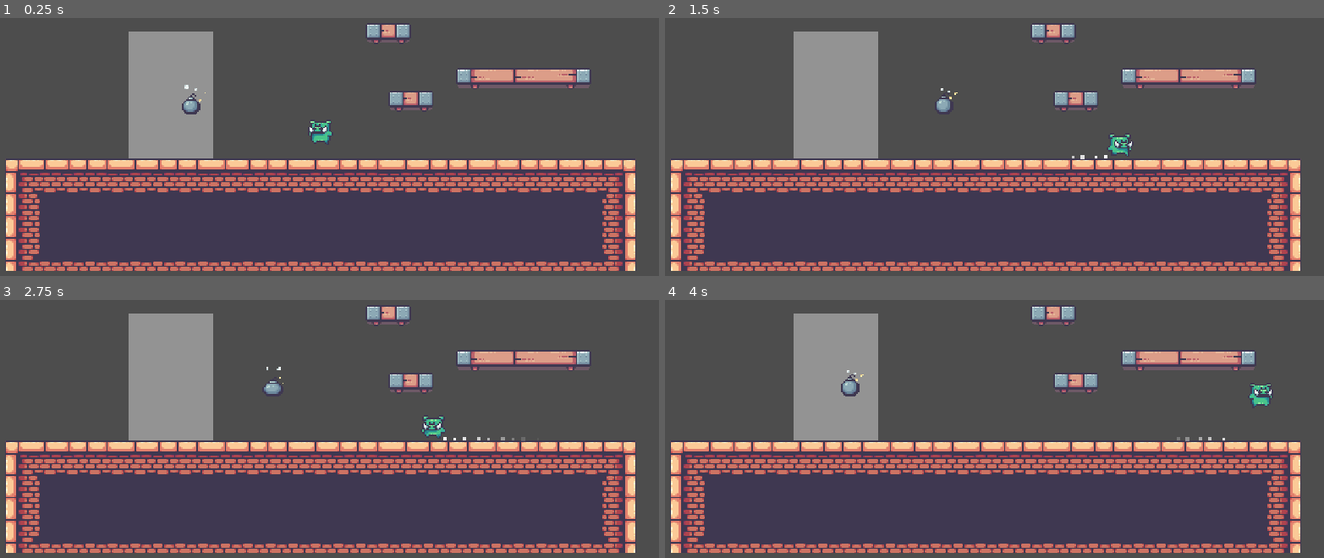
Above: before the commit, frames 1-4 (two rows, left to right).
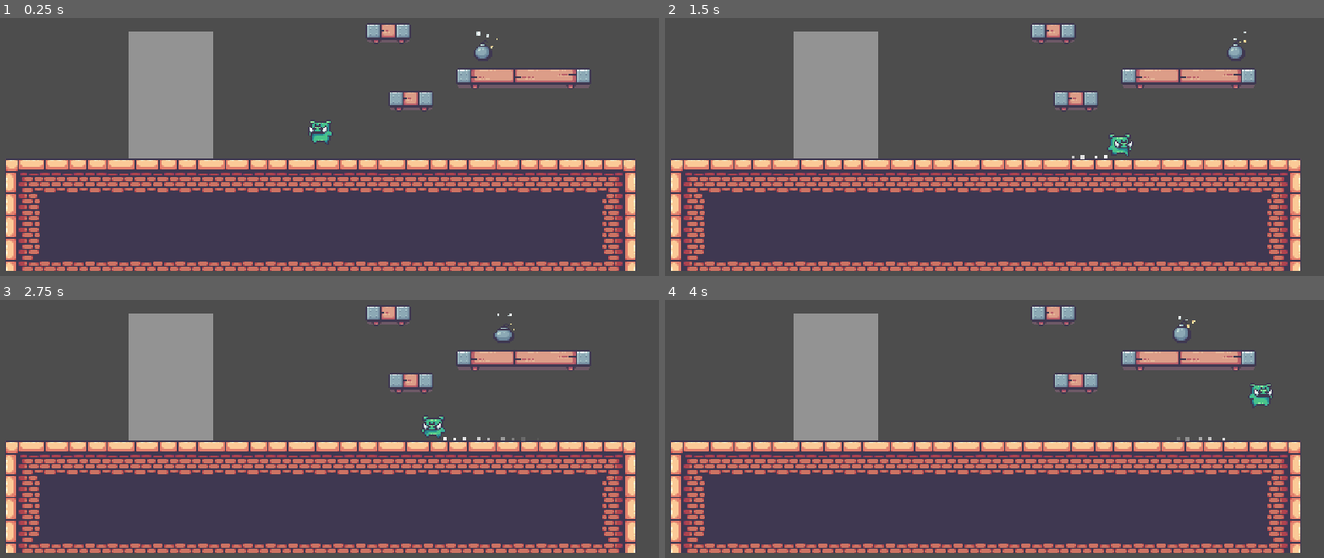
Above: after the commit, the same moments.

Repository: abdul-rehman-d/godot-challenge
Game: Godot game, scene res://main.tscn
Two runs of this game, one before a commit and one after it. Both use one fixed random seed, a clock stepped at 60 frames per second and the inputs below.
Inputs:
- Up to frame 1 (0.25 s): no input
- Up to frame 2 (1.5 s): hold Right (right) from 0.53 s (still down); tap Space (jump) at 0.77 s
- Up to frame 3 (2.75 s): tap Space (jump) at 1.52 s; release Right (right) at 2.03 s; hold Left (left) from 2.03 s (still down)
- Up to frame 4 (4 s): release Left (left) at 2.78 s; hold Right (right) from 2.78 s (still down); tap Space (jump) at 3.02, 3.77 s

The runs differ from the first frame. In frame 1, 0.3% of the frame differs, in the area x 27-76%, y 5-38%; in frame 2, 0.2%; in frame 3, 0.2%; in frame 4, 0.3%, in the area x 26-81%, y 6-38%.

Commit message:
round 9: reload on bomb

Diff:
--- a/main.tscn
+++ b/main.tscn
@@ -515,17 +515,15 @@
 one_way_collision = true
 
 [node name="Danger" type="Node2D" parent="Level"]
+position = Vector2(102, -28)
 
 [node name="DangerObject" parent="Level/Danger" node_paths=PackedStringArray("begin_position", "end_position") instance=ExtResource("4_kueqr")]
-position = Vector2(-105, 10)
 begin_position = NodePath("../Begin")
 end_position = NodePath("../End")
 
 [node name="Begin" type="Marker2D" parent="Level/Danger"]
-position = Vector2(-105, 10)
 
 [node name="End" type="Marker2D" parent="Level/Danger"]
-position = Vector2(0, 10)
+position = Vector2(83, 0)
 
 [node name="Player" parent="." instance=ExtResource("2_177vh")]
-metadata/_edit_lock_ = true
--- a/scenes/danger_object/danger_object.gd
+++ b/scenes/danger_object/danger_object.gd
@@ -25,3 +25,7 @@
 			reverse = true
 
 	global_position = global_position.move_toward(target, speed * delta)
+
+
+func _on_hitbox_body_entered(_body: Node2D) -> void:
+	get_tree().call_deferred("reload_current_scene")
--- a/scenes/danger_object/danger_object.tscn
+++ b/scenes/danger_object/danger_object.tscn
@@ -43,6 +43,8 @@
 radius = 8.0
 
 [node name="DangerObject" type="StaticBody2D"]
+collision_layer = 4
+collision_mask = 7
 script = ExtResource("1_qqwpc")
 
 [node name="AnimatedSprite2D" type="AnimatedSprite2D" parent="."]
@@ -50,7 +52,17 @@
 sprite_frames = SubResource("SpriteFrames_sbrfn")
 animation = &"idle"
 autoplay = "idle"
-frame_progress = 0.621832
+frame_progress = 0.430427
 
 [node name="CollisionShape2D" type="CollisionShape2D" parent="."]
 shape = SubResource("CircleShape2D_a2sqh")
+
+[node name="Hitbox" type="Area2D" parent="."]
+collision_layer = 4
+collision_mask = 2
+
+[node name="CollisionShape2D" type="CollisionShape2D" parent="Hitbox"]
+shape = SubResource("CircleShape2D_a2sqh")
+debug_color = Color(0.60326, 0.524821, 0.384175, 0.42)
+
+[connection signal="body_entered" from="Hitbox" to="." method="_on_hitbox_body_entered"]
